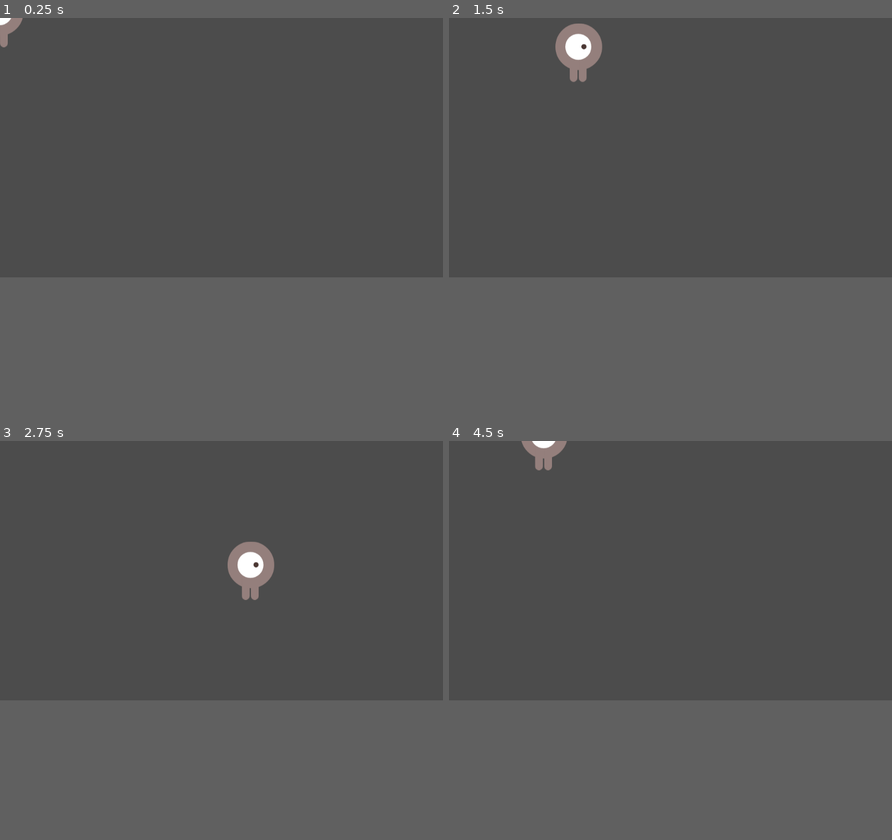
Above: before the commit, frames 1-4 (two rows, left to right).
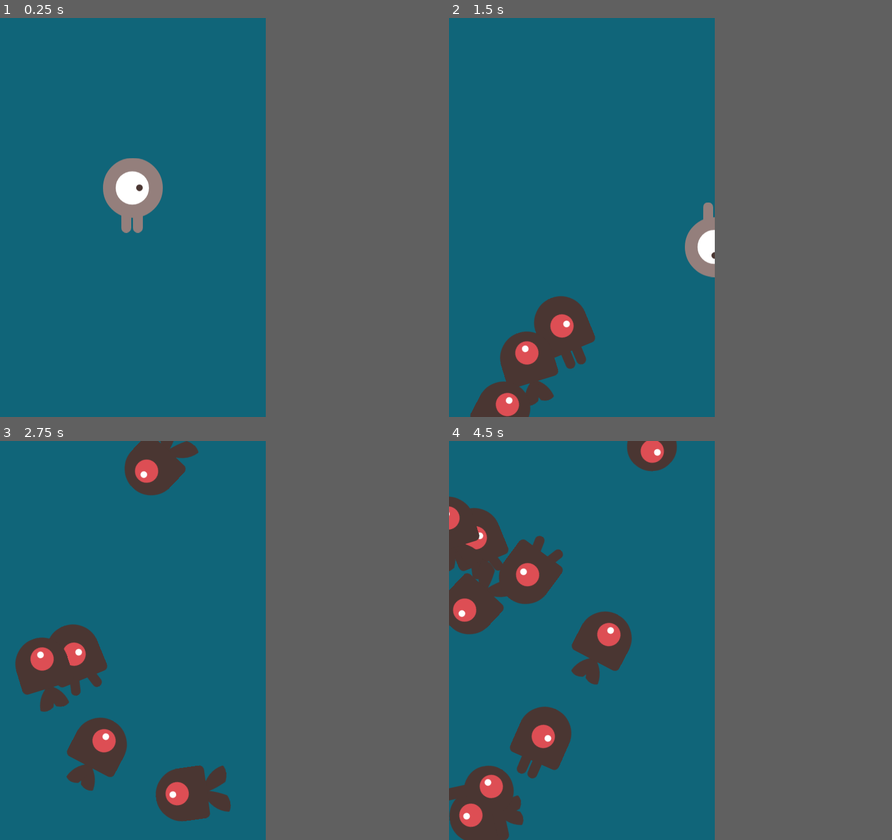
Above: after the commit, the same moments.

Repository: Mortr0n/godotLearning
Game: Godot game, scene res://Main.tscn
Two runs of this game, one before a commit and one after it. Both use one fixed random seed, a clock stepped at 60 frames per second and the inputs below. Before the commit the project starts from res://Player.tscn.
Inputs:
- Up to frame 1 (0.25 s): no input
- Up to frame 2 (1.5 s): hold D (move_right) 0.53-1.28 s; hold S (move_down) from 1.28 s (still down)
- Up to frame 3 (2.75 s): release S (move_down) at 2.03 s; hold D (move_right) from 2.03 s (still down)
- Up to frame 4 (4.5 s): release D (move_right) at 2.78 s; hold W (move_up) 2.78-3.53 s; hold A (move_left) from 3.53 s (still down)
In our replay, the window is 800x468 before the commit and 480x720 after it. These sizes can differ from the game's own. Grey fills any space a smaller window leaves; there, only what the larger window draws over its background counts as a difference.

The runs differ from the first frame. In frame 1, 39% of the frame differs, in the area x 0-60%, y 0-65%; in frame 2, 43%, in the area x 0-60%, y 0-100%; in frame 3, 43%; in frame 4, 43%.

Commit message:
Enemies and player in main screen and movement ok, player can die

Diff:
--- /dev/null
+++ b/2d-dodge-the-creeps/2d-dodge-the-creeps/Main.gd
@@ -0,0 +1,22 @@
+extends Node
+
+export (PackedScene) var mob_scene
+
+func _ready():
+	randomize()
+
+func _on_MobTimer_timeout():
+	var mob_spawn_location = $MobPath/MobSpawnLocation
+	mob_spawn_location.unit_offset = randf()
+
+	var mob = mob_scene.instance()
+	add_child(mob)
+
+	mob.position = mob_spawn_location.position
+
+	var direction = mob_spawn_location.rotation + PI / 2
+	direction += rand_range(-PI / 4, PI /4)
+	mob.rotation = direction
+
+	var velocity = Vector2(rand_range(mob.min_speed, mob.max_speed), 0)
+	mob.linear_velocity = velocity.rotated(direction)
--- /dev/null
+++ b/2d-dodge-the-creeps/2d-dodge-the-creeps/Main.tscn
@@ -0,0 +1,33 @@
+[gd_scene load_steps=5 format=2]
+
+[ext_resource path="res://Main.gd" type="Script" id=1]
+[ext_resource path="res://Mob.tscn" type="PackedScene" id=2]
+[ext_resource path="res://Player.tscn" type="PackedScene" id=3]
+
+[sub_resource type="Curve2D" id=1]
+_data = {
+"points": PoolVector2Array( 0, 0, 0, 0, 0, 0, 0, 0, 0, 0, 480, 0, 0, 0, 0, 0, 480, 720, 0, 0, 0, 0, 0, 720, 0, 0, 0, 0, 0, 0 )
+}
+
+[node name="Main" type="Node"]
+script = ExtResource( 1 )
+mob_scene = ExtResource( 2 )
+
+[node name="ColorRect" type="ColorRect" parent="."]
+anchor_right = 1.0
+anchor_bottom = 1.0
+color = Color( 0.0627451, 0.396078, 0.47451, 1 )
+
+[node name="MobPath" type="Path2D" parent="."]
+curve = SubResource( 1 )
+
+[node name="MobSpawnLocation" type="PathFollow2D" parent="MobPath"]
+
+[node name="MobTimer" type="Timer" parent="."]
+wait_time = 0.5
+autostart = true
+
+[node name="Player" parent="." instance=ExtResource( 3 )]
+position = Vector2( 240, 320 )
+
+[connection signal="timeout" from="MobTimer" to="." method="_on_MobTimer_timeout"]
--- /dev/null
+++ b/2d-dodge-the-creeps/2d-dodge-the-creeps/Mob.gd
@@ -0,0 +1,14 @@
+extends RigidBody2D
+
+
+export var min_speed = 150
+export var max_speed = 250
+
+func _ready():
+	$AnimatedSprite.playing = true
+	var mob_types = $AnimatedSprite.frames.get_animation_names()
+	$AnimatedSprite.animation = mob_types[randi() % mob_types.size()]
+
+
+func _on_VisibilityNotifier2D_screen_exited():
+	queue_free()
--- /dev/null
+++ b/2d-dodge-the-creeps/2d-dodge-the-creeps/Mob.tscn
@@ -0,0 +1,50 @@
+[gd_scene load_steps=10 format=2]
+
+[ext_resource path="res://art/enemy-walking-1.png" type="Texture" id=1]
+[ext_resource path="res://art/enemy-swimming-2.png" type="Texture" id=2]
+[ext_resource path="res://art/enemy-walking-2.png" type="Texture" id=3]
+[ext_resource path="res://art/enemy-flying-1.png" type="Texture" id=4]
+[ext_resource path="res://art/enemy-flying-2.png" type="Texture" id=5]
+[ext_resource path="res://art/enemy-swimming-1.png" type="Texture" id=6]
+[ext_resource path="res://Mob.gd" type="Script" id=7]
+
+[sub_resource type="SpriteFrames" id=1]
+animations = [ {
+"frames": [ ExtResource( 4 ), ExtResource( 5 ) ],
+"loop": true,
+"name": "fly",
+"speed": 5.0
+}, {
+"frames": [ ExtResource( 6 ), ExtResource( 2 ) ],
+"loop": true,
+"name": "swim",
+"speed": 5.0
+}, {
+"frames": [ ExtResource( 1 ), ExtResource( 3 ) ],
+"loop": true,
+"name": "walk",
+"speed": 5.0
+} ]
+
+[sub_resource type="CapsuleShape2D" id=2]
+radius = 45.0
+height = 0.0
+
+[node name="Mob" type="RigidBody2D" groups=["mobs"]]
+collision_mask = 0
+gravity_scale = 0.0
+script = ExtResource( 7 )
+
+[node name="AnimatedSprite" type="AnimatedSprite" parent="."]
+frames = SubResource( 1 )
+animation = "fly"
+
+[node name="CollisionShape2D" type="CollisionShape2D" parent="."]
+position = Vector2( 11, 0 )
+rotation = 1.57079
+shape = SubResource( 2 )
+
+[node name="VisibilityNotifier2D" type="VisibilityNotifier2D" parent="."]
+rect = Rect2( -50, -40, 100, 80 )
+
+[connection signal="screen_exited" from="VisibilityNotifier2D" to="." method="_on_VisibilityNotifier2D_screen_exited"]
--- a/2d-dodge-the-creeps/2d-dodge-the-creeps/Player.gd
+++ b/2d-dodge-the-creeps/2d-dodge-the-creeps/Player.gd
@@ -1,4 +1,6 @@
 extends Area2D
+
+signal hit
 
 export var speed = 400
 var screen_size = Vector2.ZERO
@@ -23,10 +25,32 @@
 		direction.y += 1
 
 #	Ensure player moves at constanct speed regardless of direction.  by pressing 2 keys you will have double the direction if we're using this += method of movement
-	if direction.length() > 1:
+	if direction.length() > 0:
 		direction = direction.normalized()
-
+		$AnimatedSprite.play()
+	else:
+		$AnimatedSprite.stop()
 
 	position += direction * speed * delta
 	position.x = clamp(position.x, 0, screen_size.x)
 	position.y = clamp(position.y, 0, screen_size.y)
+
+	if direction.x != 0:
+		$AnimatedSprite.animation = "right"
+		$AnimatedSprite.flip_v = false
+		$AnimatedSprite.flip_h = direction.x < 0
+	elif direction.y != 0:
+		$AnimatedSprite.animation = "up"
+		$AnimatedSprite.flip_h = false
+		$AnimatedSprite.flip_v = direction.y > 0
+
+
+func start(new_position):
+	position = new_position
+	show()
+	$CollisionShape2D.disabled = false
+
+func _on_Player_body_entered(body):
+	hide()
+	$CollisionShape2D.set_deferred("disabled", true)
+	emit_signal("hit")
--- a/2d-dodge-the-creeps/2d-dodge-the-creeps/Player.tscn
+++ b/2d-dodge-the-creeps/2d-dodge-the-creeps/Player.tscn
@@ -32,3 +32,5 @@
 
 [node name="CollisionShape2D" type="CollisionShape2D" parent="."]
 shape = SubResource( 2 )
+
+[connection signal="body_entered" from="." to="." method="_on_Player_body_entered"]
--- a/2d-dodge-the-creeps/2d-dodge-the-creeps/project.godot
+++ b/2d-dodge-the-creeps/2d-dodge-the-creeps/project.godot
@@ -14,8 +14,15 @@
 config/description="A 2D game where you dodge little aliens.
 
 This is the starter project for the video version of the tutorial published on the GDQuest YouTube channel."
-run/main_scene="res://Player.tscn"
+run/main_scene="res://Main.tscn"
 config/icon="res://icon.png"
+
+[display]
+
+window/size/width=480
+window/size/height=720
+window/stretch/mode="2d"
+window/stretch/aspect="keep"
 
 [input]
 
